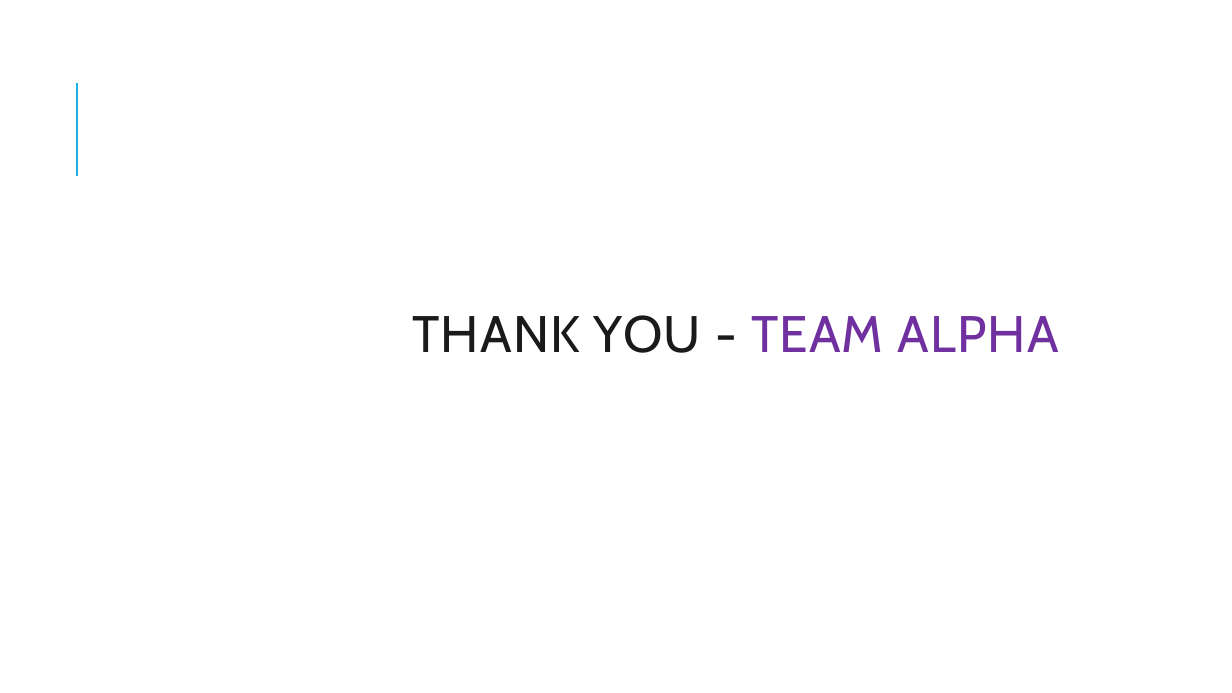
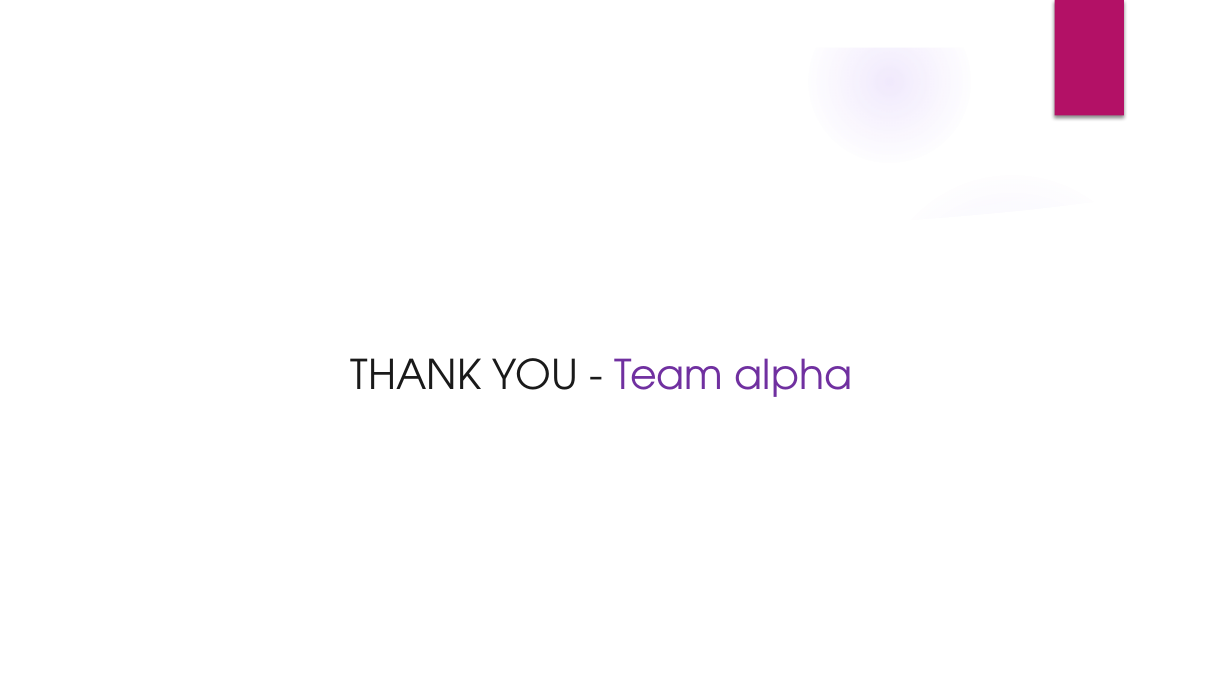
Before and after one commit to TeamAlpha01/Project, a slide deck: slide 12 of Demo PPT/Demo Template.pptx. Drawn at 1232x693 pixels with LibreOffice and Linux fonts; fonts in the diff are those of the drawing; background and template pictures are left out. Boxes give left, top, right and bottom in pixels: in the first picture for what was removed or moved away, otherwise in the second. Text is boxed around its words. In the diff, an @@ line names an element or a change of style, - is before the commit and + after.

```diff
--- a/Demo PPT/Demo Template.pptx
+++ b/Demo PPT/Demo Template.pptx
@@ group added at [0,0,1232,693]: 3 ellipses, 2 freeform shapes @@
@@ rectangle added at [1055,0,1124,116], fill #B31166 @@
@@ line removed from (77, 176) to (77, 83) @@
@@ title at [351,358,852,397]: text changed; size 40 to 32 pt; font Cabin to TeX Gyre Adventor @@
-THANK YOU - TEAM ALPHA
+THANK YOU - Team alpha
```
Also in this commit, not shown: 10 other slides changed, 1 slide added, 1 slide removed.
